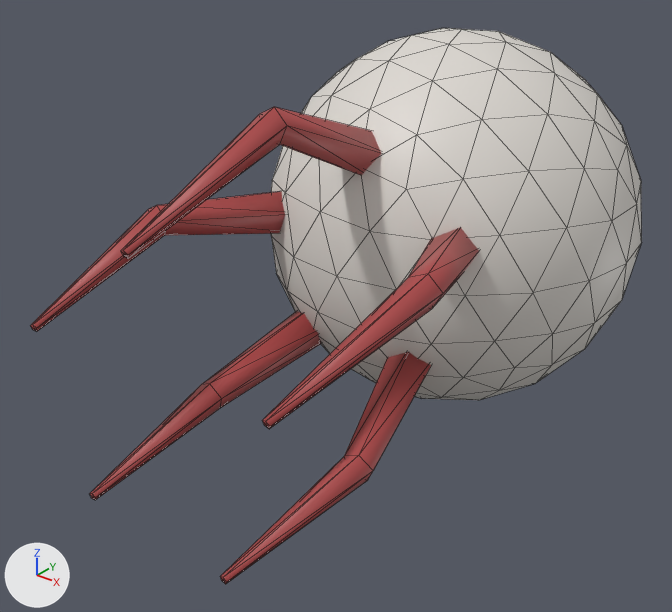
What one commit did to the glTF model assets/models/creatures/demon_eye.glb.
One viewpoint serves both versions: a 50 mm camera at (1.252, -2.068, 0.894) aimed at (-0.067, -0.419, -0.129). Every picture has the same lights, and +X, +Y and +Z are marked at lower left. The first picture is the older version. Mesh edges are drawn as thin lines.

In view in the first picture: 'gazer'.
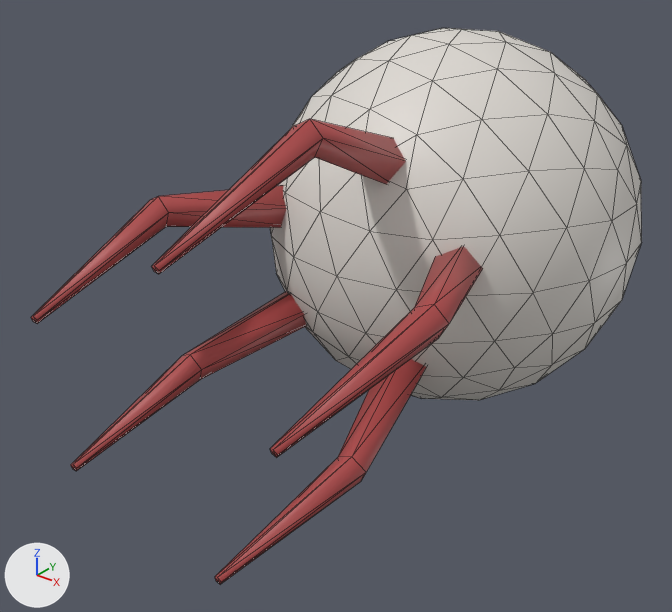
Patch to the scene script:
```diff
--- a/assets/models/creatures/demon_eye.glb.py
+++ b/assets/models/creatures/demon_eye.glb.py
@@ mat_prop_plain_glow @@
+mat_prop_plain_glow = bpy.data.materials.new('prop:plain:glow')
+# nodes: BsdfPrincipled, Mix, OutputMaterial, VertexColor
+# colours: white #e7e7e7, mixed with the vertex colours
@@ me_gazer @@
 me_gazer.from_pydata(...)  # 291 vertices, 550 faces; spans x -0.5..0.5, y -1.1..0.53, z -0.5..0.5
 # used by ob_gazer; location = (0.0, 0.0, 0.0)
+# me_gazer part 1: the loose piece of 15 vertices spanning x 0.18..0.41, y -1.1..-0.33, z 0.02..0.18 is multiplied about its middle by the matrix ((0.997, -0.013, 0.081), (0.014, 1.0, -0.009), (-0.081, 0.01, 0.997)), then moved by (0.02, 0.0, -0.05)
+# me_gazer part 2: the loose piece of 15 vertices spanning x -0.06..0.05, y -1.1..-0.33, z 0.2..0.44 is multiplied about its middle by the matrix ((0.992, -0.031, 0.123), (0.031, 1.0, 0.0), (-0.123, 0.003, 0.992)), then moved by (0.08, 0.0, -0.01)
+# me_gazer part 3: the loose piece of 15 vertices spanning x -0.42..-0.19, y -1.1..-0.33, z -0.01..0.15 is moved by (0.01, 0.0, 0.02)
+# me_gazer part 4: the loose piece of 15 vertices spanning x 0.09..0.26, y -1.1..-0.33, z -0.4..-0.15 is moved by (-0.02, 0.0, -0.01)
+# me_gazer part 5: all 5 vertices in x -0.22..-0.2, y -1.1, z -0.39..-0.37 are moved by (-0.06, 0.0, 0.05)
+# me_gazer part 6: all 5 vertices in x -0.27..-0.2, y -0.71..-0.69, z -0.36..-0.28 are moved by (-0.06, 0.0, 0.06)
+# me_gazer part 7: all 5 vertices in x -0.2..-0.09, y -0.37..-0.33, z -0.25..-0.14 are moved by (-0.04, 0.0, 0.04)
 me_gazer.materials.append(mat_prop_plain)
 me_gazer.materials.append(mat_prop_flesh)
+me_gazer.materials.append(mat_prop_plain_glow)
```

Location of each change, (x1, y1, x2, y2) in pixels of the pictures (672 x 612 px; the box of a moved part takes in the faces that stretch with it):
'gazer', reshaped
    before: (30, 28, 642, 584)
    after: (31, 28, 642, 584)
part 1 of me_gazer, moved or reshaped
    before: (262, 227, 479, 429)
    after: (270, 246, 483, 458)
part 2 of me_gazer, moved or reshaped
    before: (121, 107, 382, 258)
    after: (151, 119, 406, 274)
part 3 of me_gazer, moved or reshaped
    before: (30, 191, 285, 331)
    after: (31, 185, 286, 324)
part 4 of me_gazer, moved or reshaped
    before: (220, 352, 431, 584)
    after: (215, 359, 426, 584)
part 5 of me_gazer, moved or reshaped
    before: (90, 494, 96, 500)
    after: (71, 465, 77, 471)
part 6 of me_gazer, moved or reshaped
    before: (90, 384, 222, 500)
    after: (71, 355, 202, 470)
part 7 of me_gazer, moved or reshaped
    before: (201, 311, 321, 408)
    after: (182, 291, 306, 380)
